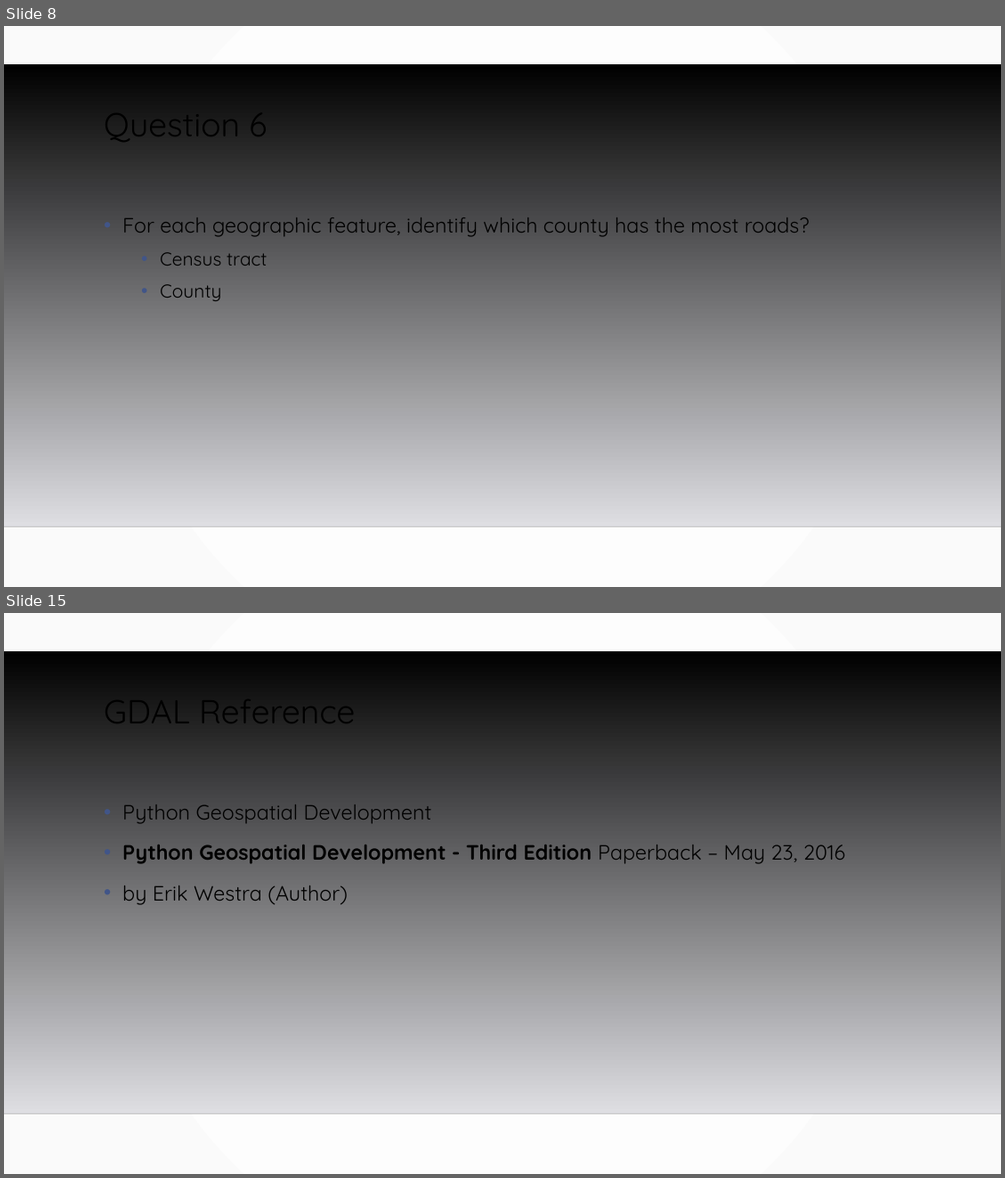
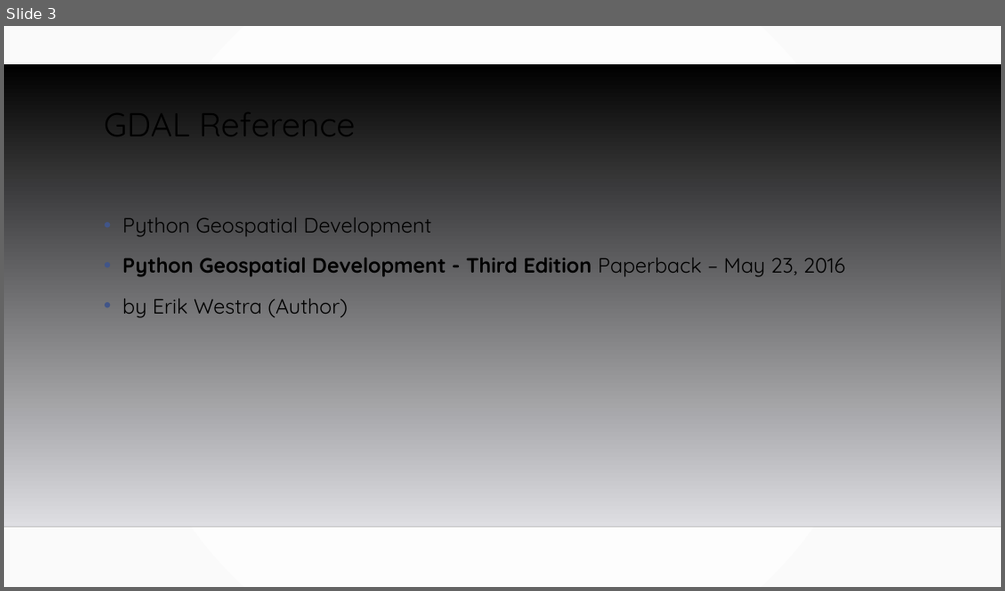
Before and after one commit to MGIS-UMN/GIS5577_week7, a slide deck: Advanced_spatial_queries.odp. Shown one above the other, each under a label of ours: slides 8 and 15 before the commit, slide 3 after it; the slides between them are not shown. The pictures are 1005x1178 and 1005x591 pixels, drawn with LibreOffice and Linux fonts; fonts in the diff are those of the drawing; background and template pictures are left out. Boxes give left, top, right and bottom in pixels: in the first picture for what was removed or moved away, otherwise in the second. Text is boxed around its words. In the diff, an @@ line names an element or a change of style, - is before the commit and + after.

```diff
--- a/Advanced_spatial_queries.odp
+++ b/Advanced_spatial_queries.odp
@@ slide 8 removed at [4, 26, 1001, 587], background gradient #FFFFFF to #FAFAFA; not listed: 2 template elements that a slide beside it also shows @@
@@ title removed at [104, 97, 267, 146] @@
-Question 6
@@ text removed at [122, 217, 809, 301] @@
-• For each geographic feature, identify which county has the most roads?
-  • Census tract
-  • County
@@ what was slide 15 is now slide 3 @@
```
Also in this commit, not shown: 2 slides changed, 11 other slides removed, 1 other file.
